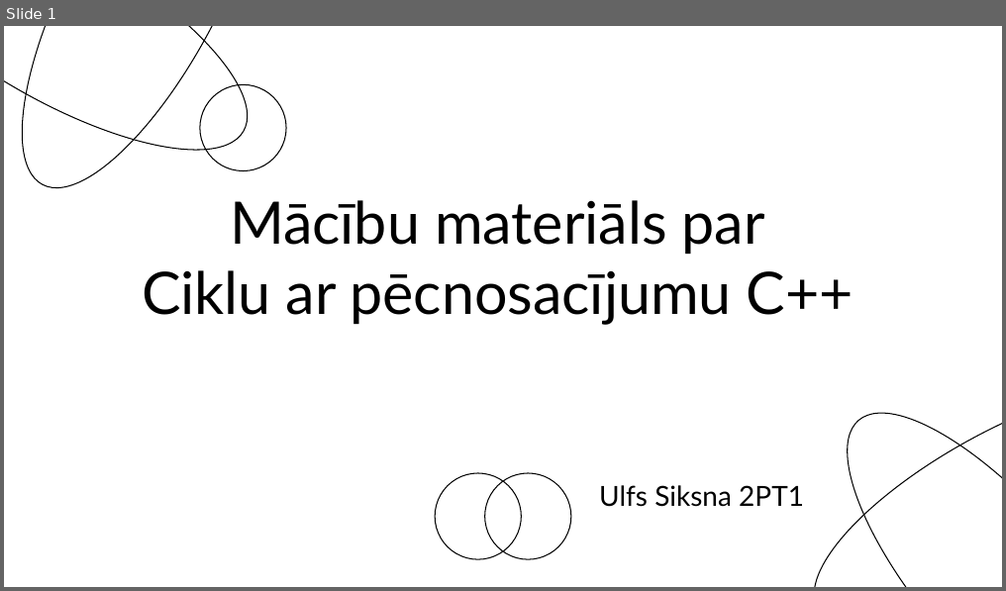
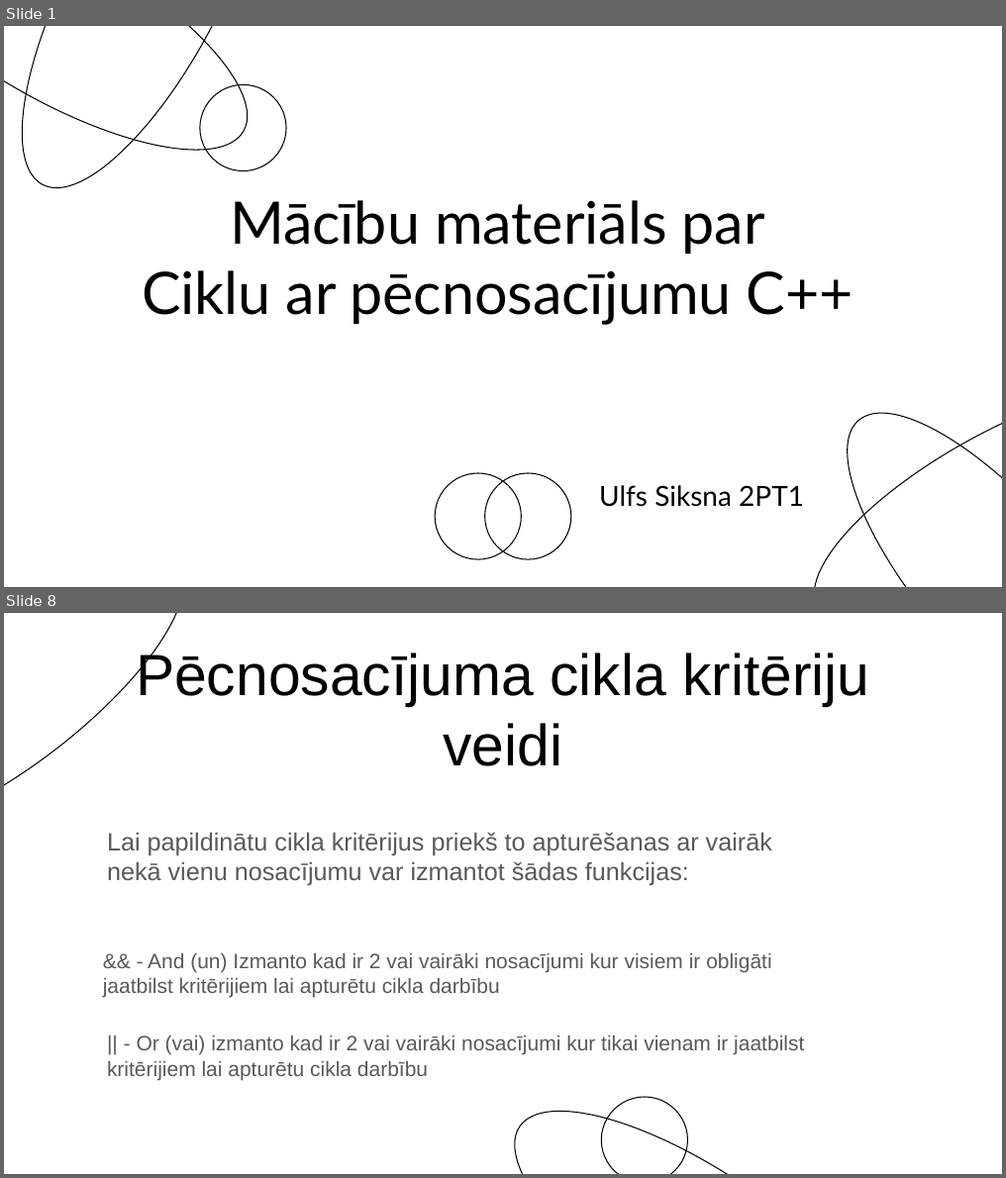
Before and after one commit to Siksna/2PT1_Eksamens, a slide deck: Pecnosacījumu_MācībuMaterials.pptx. Shown one above the other, each under a label of ours: slide 1 before the commit, slides 1 and 8 after it; the slides between them are not shown. The pictures are 1006x591 and 1006x1178 pixels, drawn with LibreOffice and Linux fonts; fonts in the diff are those of the drawing. Boxes give left, top, right and bottom in pixels: in the first picture for what was removed or moved away, otherwise in the second. Text is boxed around its words. In the diff, an @@ line names an element or a change of style, - is before the commit and + after.

```diff
--- a/Pecnosacījumu_MācībuMaterials.pptx
+++ b/Pecnosacījumu_MācībuMaterials.pptx
@@ slide 8 added at box(4, 613, 1002, 1174), background #FFFFFF @@
@@ ellipse added at box(4, 613, 225, 885), outline #000000 0.75 pt @@
@@ title added at box(136, 649, 869, 766), 42 pt, text #000000 @@
+Pēcnosacījuma cikla kritēriju veidi
@@ text added at box(107, 832, 772, 885), 18 pt, text #595959 @@
+Lai papildinātu cikla kritērijus priekš to apturēšanas ar vairāk nekā vienu nosacījumu var izmantot šādas funkcijas:
@@ text added at box(103, 954, 771, 998), 15 pt, text #595959 @@
+&& - And (un) Izmanto kad ir 2 vai vairāki nosacījumi kur visiem ir obligāti jaatbilst kritērijiem lai apturētu cikla darbību
@@ text added at box(107, 1036, 804, 1080), 15 pt, text #595959 @@
+|| - Or (vai) izmanto kad ir 2 vai vairāki nosacījumi kur tikai vienam ir jaatbilst kritērijiem lai apturētu cikla darbību
@@ ellipse added at box(477, 1063, 925, 1174), outline #000000 0.75 pt @@
@@ ellipse added at box(602, 1097, 687, 1174), outline #000000 0.75 pt @@
```
Also in this commit, not shown: 3 slides changed, 6 other slides added, 4 slides removed.
